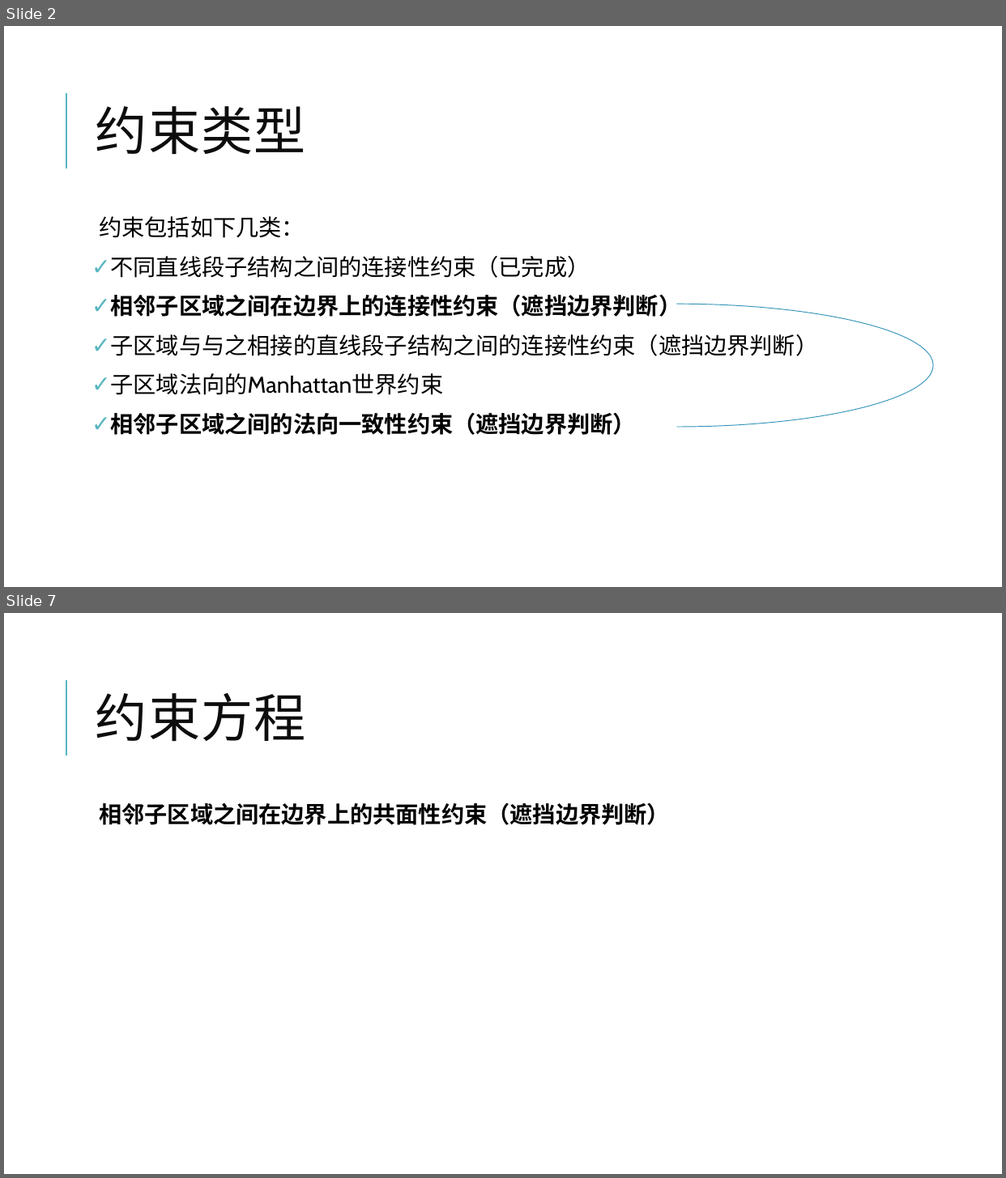
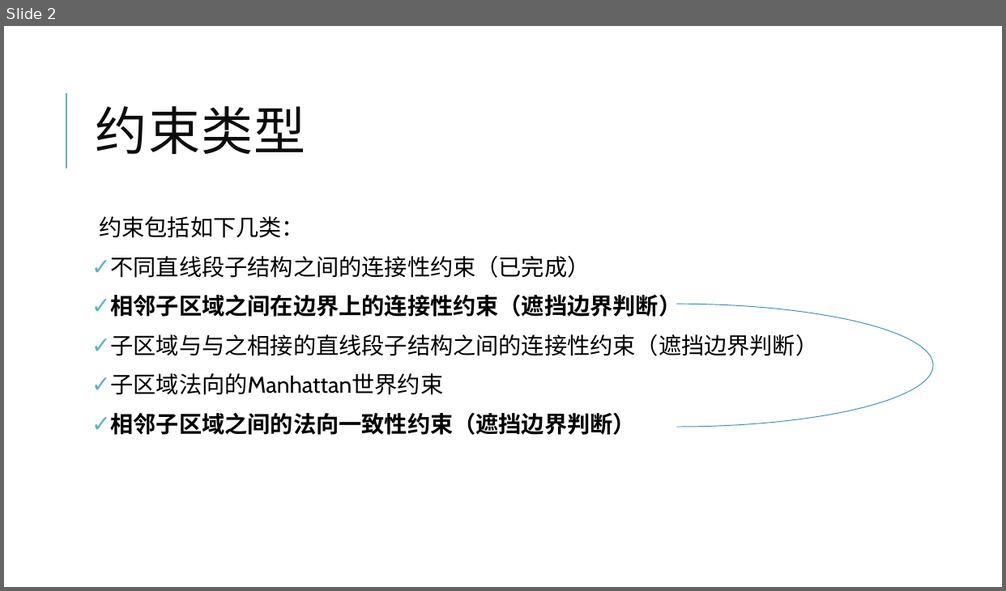
Before and after one commit to thu-cgcad-3d/Panoramix, a slide deck: doc/EquationsOfRegionConstraints.pptx. Shown one above the other, each under a label of ours: slides 2 and 7 before the commit, slide 2 after it; the slides between them are not shown. The pictures are 1006x1178 and 1006x591 pixels, drawn with LibreOffice and Linux fonts; fonts in the diff are those of the drawing; background and template pictures are left out. Boxes give left, top, right and bottom in pixels: in the first picture for what was removed or moved away, otherwise in the second. Text is boxed around its words. In the diff, an @@ line names an element or a change of style, - is before the commit and + after.

```diff
--- a/doc/EquationsOfRegionConstraints.pptx
+++ b/doc/EquationsOfRegionConstraints.pptx
@@ slide 7 removed at <box>4,613,1002,1174</box>, background picture (left out); not listed: 1 template element that a slide beside it also shows @@
@@ title removed at <box>96,693,306,741</box> @@
-约束方程
@@ text removed at <box>99,803,670,825</box> @@
-  相邻子区域之间在边界上的共面性约束（遮挡边界判断）
```
Also in this commit, not shown: 4 slides added, 6 other slides removed, 6 other files.
